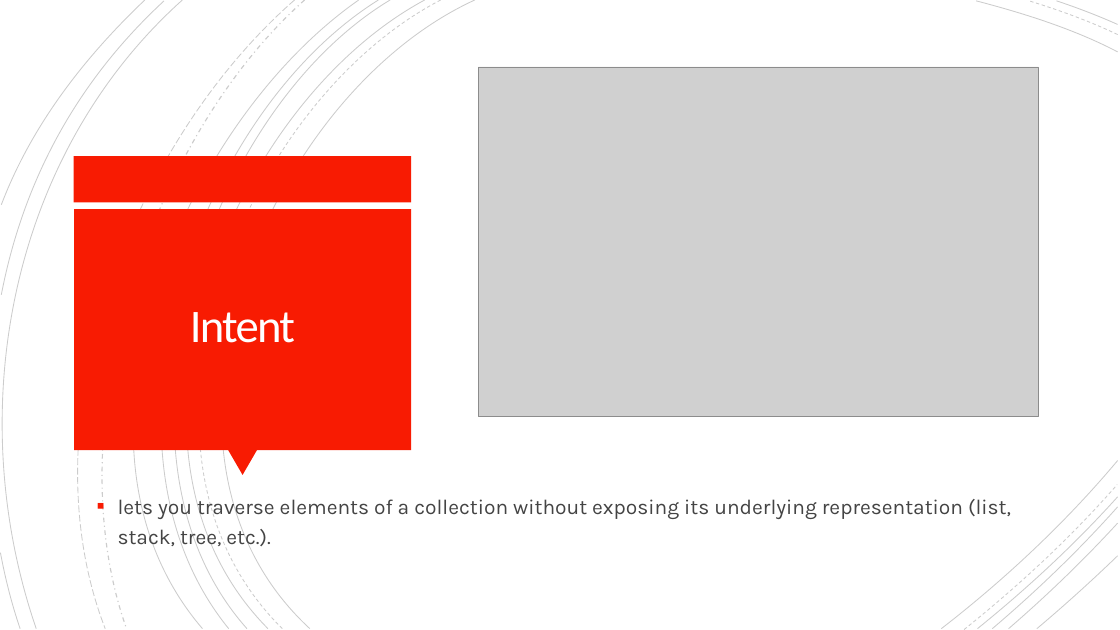
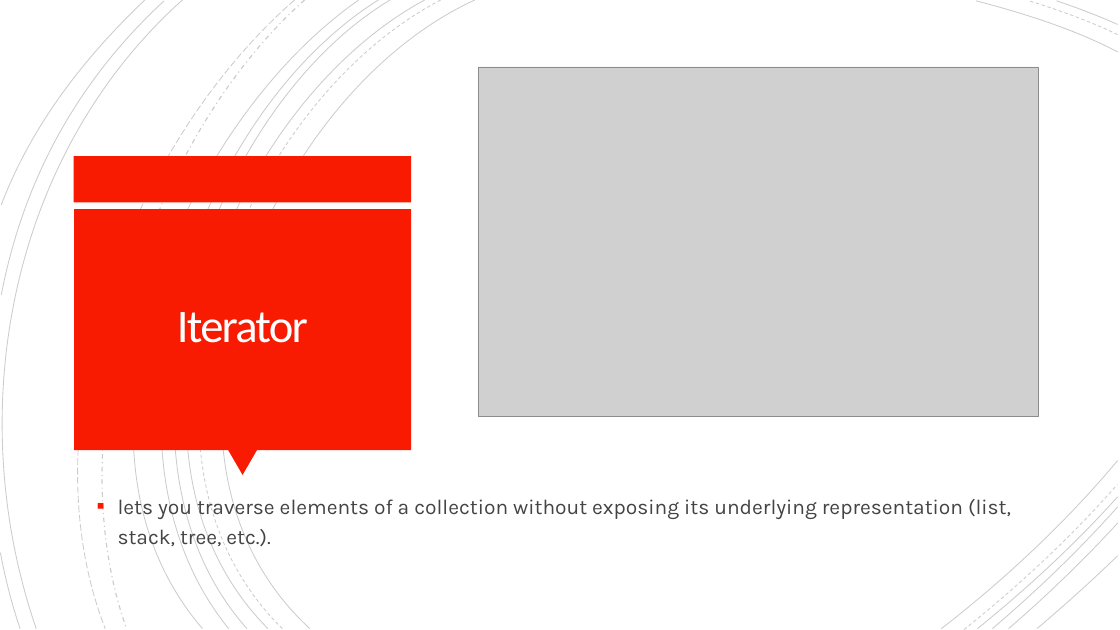
Before and after one commit to TeamOsprey/BytesAndBites, a slide deck: slide 6 of Slides/BytesAndBites - Design Patterns - Behavioural.pptx. Drawn at 1120x630 pixels with LibreOffice and Linux fonts; fonts in the diff are those of the drawing; grey boxes stand for pictures. Boxes give left, top, right and bottom in pixels: in the first picture for what was removed or moved away, otherwise in the second. Text is boxed around its words. In the diff, an @@ line names an element or a change of style, - is before the commit and + after.

```diff
--- a/Slides/BytesAndBites - Design Patterns - Behavioural.pptx
+++ b/Slides/BytesAndBites - Design Patterns - Behavioural.pptx
@@ title at box(177, 312, 308, 343): text changed @@
-Intent
+Iterator
```
Also in this commit, not shown: 1 other slide changed, 9 slides added, 1 other file.
